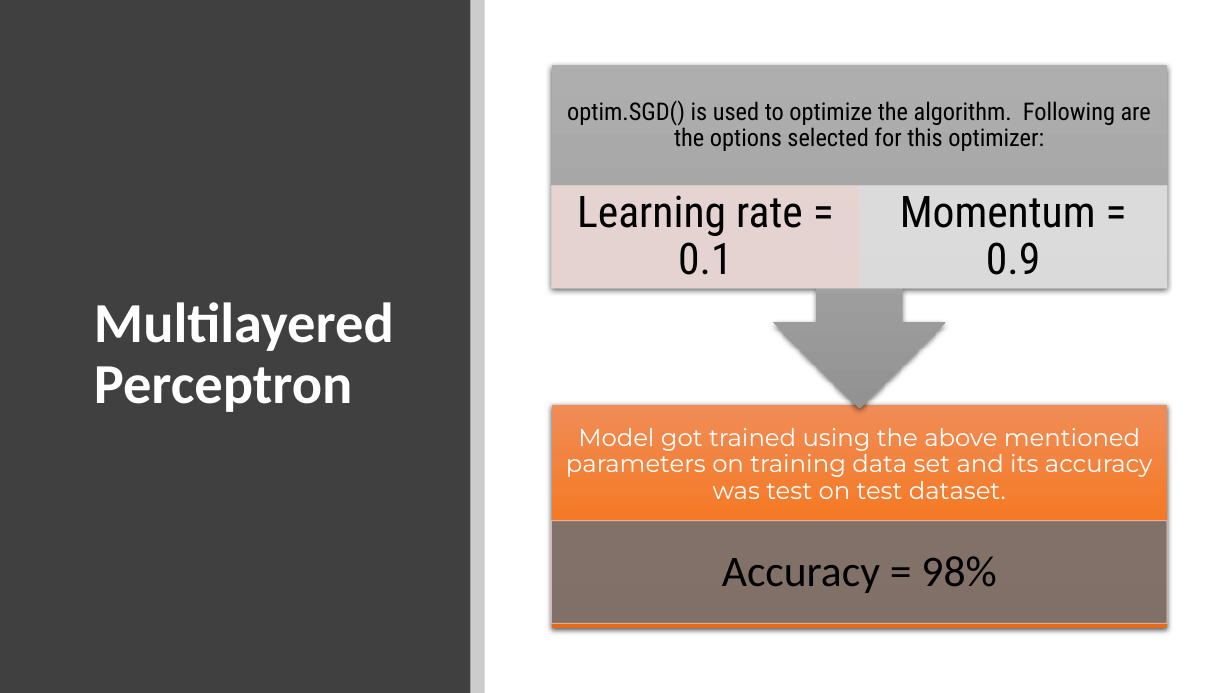
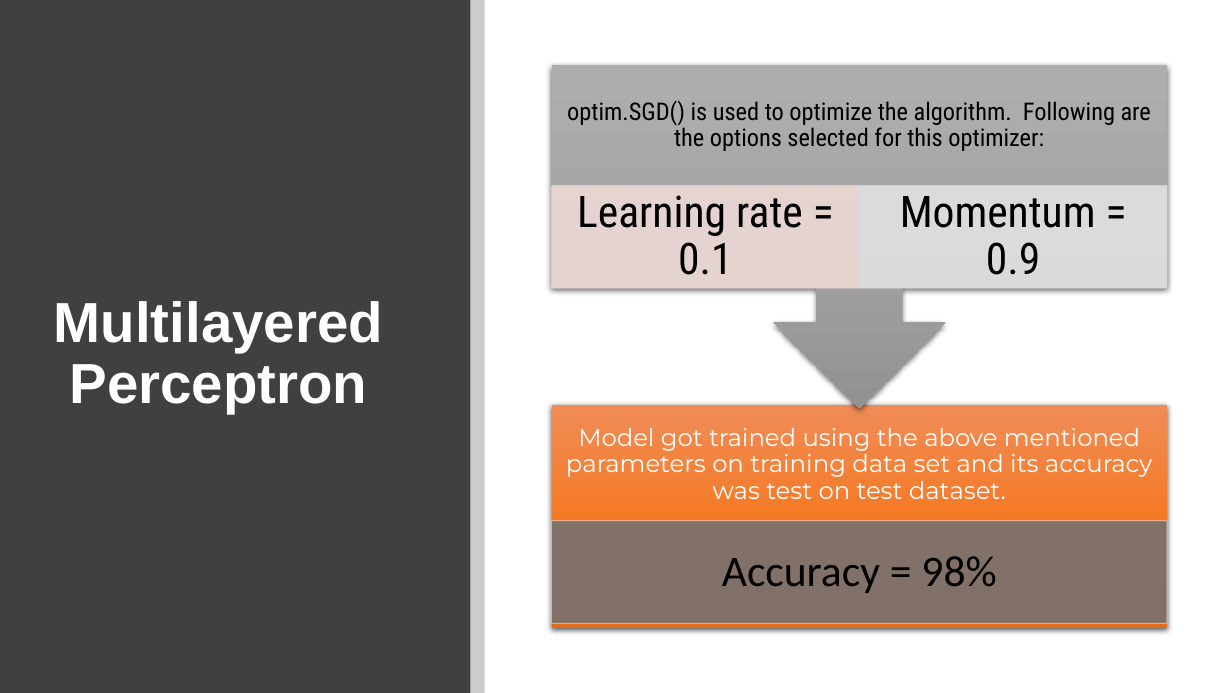
Before and after one commit to evazhang720/Final-Group-8, a slide deck: slide 5 of Final-Group-Presentation/ML2 - Final Project-Slice.pptx. Drawn at 1232x693 pixels with LibreOffice and Linux fonts; fonts in the diff are those of the drawing. Boxes give left, top, right and bottom in pixels: in the first picture for what was removed or moved away, otherwise in the second. Text is boxed around its words. In the diff, an @@ line names an element or a change of style, - is before the commit and + after.

```diff
--- a/Final-Group-Presentation/ML2 - Final Project-Slice.pptx
+++ b/Final-Group-Presentation/ML2 - Final Project-Slice.pptx
@@ title "Multilayered Perceptron": place and size @@
-title "Multilayered Perceptron" at [94,302,394,412]
+title "Multilayered Perceptron" at [54,301,383,414]
@@ title "Multilayered Perceptron" at [54,301,383,414]: font Calibri to Arial; alignment left to centre @@
```
Also in this commit, not shown: 8 other slides changed, 5 slides added, 2 slides removed.
